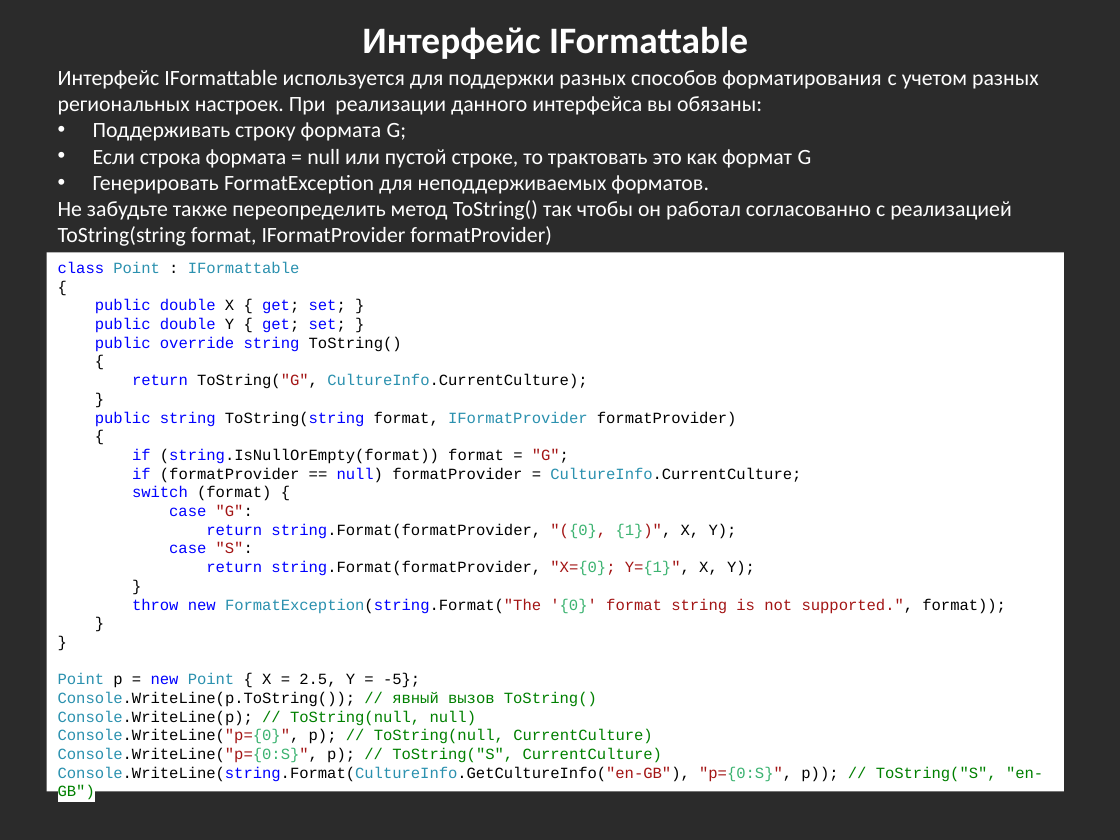
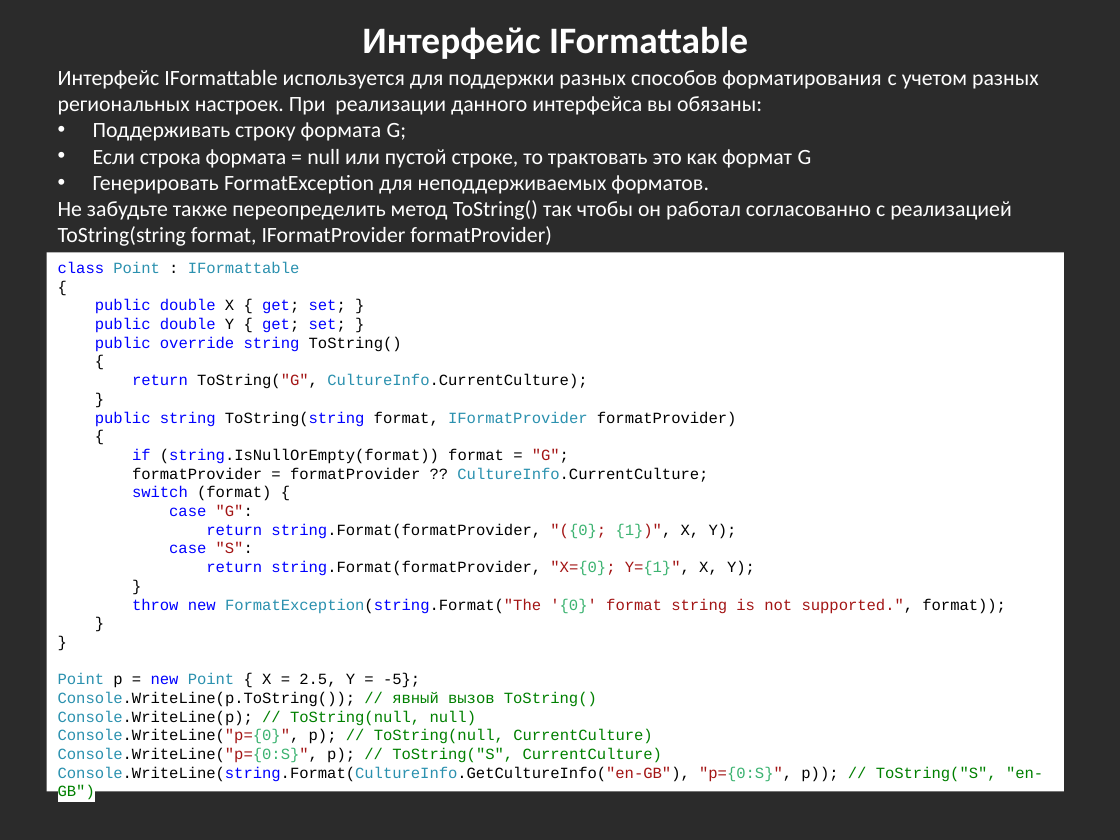
Before and after one commit to bazile/Training, a slide deck: slide 69 of Presentation/lesson-02-oop.pptx (slide 64 before the commit). Drawn at 1120x840 pixels with LibreOffice and Linux fonts; fonts in the diff are those of the drawing; background and template pictures are left out; a plain dark background stands for a picture behind light text. Boxes give left, top, right and bottom in pixels: in the first picture for what was removed or moved away, otherwise in the second. Text is boxed around its words. In the diff, an @@ line names an element or a change of style, - is before the commit and + after.

```diff
--- a/Presentation/lesson-02-oop.pptx
+++ b/Presentation/lesson-02-oop.pptx
@@ text in rectangle at bbox=[132, 467, 708, 482]: text changed @@
-if (formatProvider == null) formatProvider = CultureInfo.CurrentCulture;
+formatProvider = formatProvider ?? CultureInfo.CurrentCulture;
@@ text in rectangle at bbox=[206, 523, 737, 539]: text changed @@
-return string.Format(formatProvider, "({0}, {1})", X, Y);
+return string.Format(formatProvider, "({0}; {1})", X, Y);
```
Also in this commit, not shown: 2 other slides changed, 5 slides added, 11 other files.
